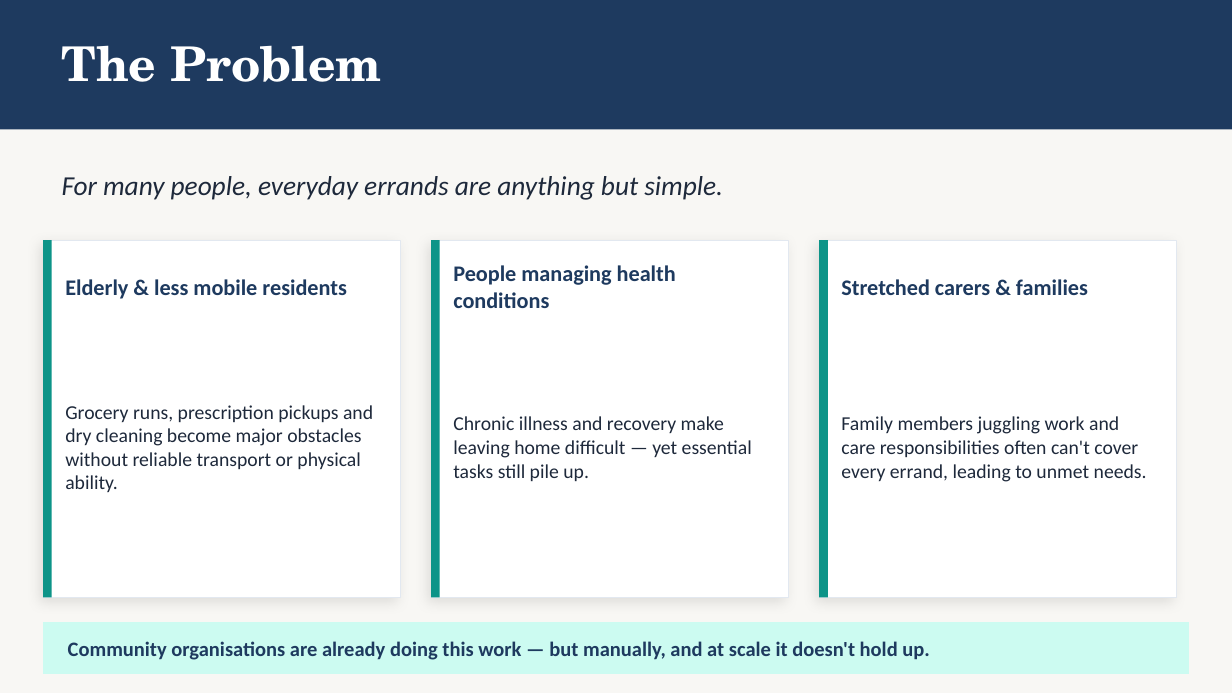
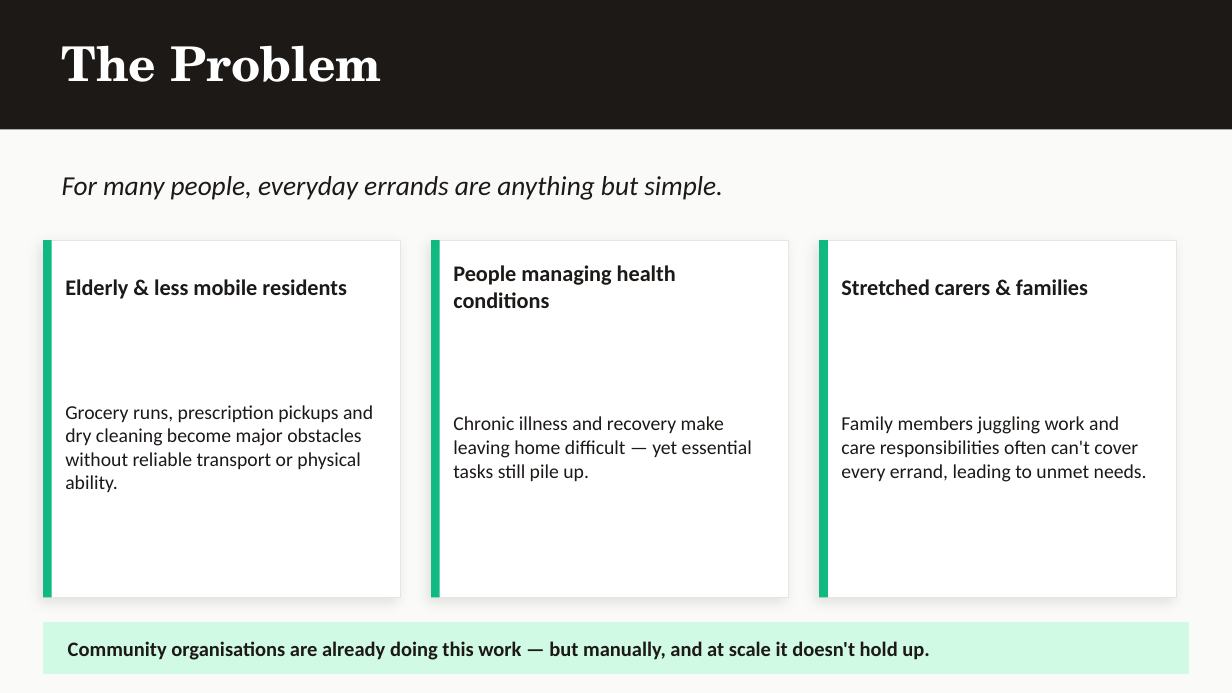
Before and after one commit to Temi-Peters/Errand-Buddy, a slide deck: slide 2 of errand-buddy-deck.pptx. Drawn at 1232x693 pixels with LibreOffice and Linux fonts; fonts in the diff are those of the drawing. Boxes give left, top, right and bottom in pixels: in the first picture for what was removed or moved away, otherwise in the second. Text is boxed around its words. In the diff, an @@ line names an element or a change of style, - is before the commit and + after.

```diff
--- a/errand-buddy-deck.pptx
+++ b/errand-buddy-deck.pptx
@@ background #F8F7F4 to #FAFAF9 @@
@@ rectangle at (0, 0, 1232, 129): fill #1E3A5F to #1C1917 @@
@@ outline #E2E8F0 0.5 pt to #E7E5E4 0.5 pt in 3 elements at (431, 240, 788, 598), (819, 240, 1177, 598), (43, 240, 400, 598) @@
@@ fill #0D9488 to #10B981 in 3 elements at (43, 240, 52, 598), (431, 240, 440, 598), (819, 240, 828, 598) @@
@@ text colour #1E293B to #1C1917 in 4 elements at (62, 176, 723, 200), (65, 405, 373, 492), (453, 416, 752, 482), (841, 416, 1147, 482) @@
@@ rectangle at (43, 622, 1189, 674): fill #CCFBF1 to #D1FAE5 @@
@@ text colour #1E3A5F to #1C1917 in 4 elements at (65, 279, 346, 299), (453, 265, 676, 308), (841, 279, 1088, 295), (68, 641, 929, 660) @@
```
Also in this commit, not shown: 8 other slides changed, 8 other files.
